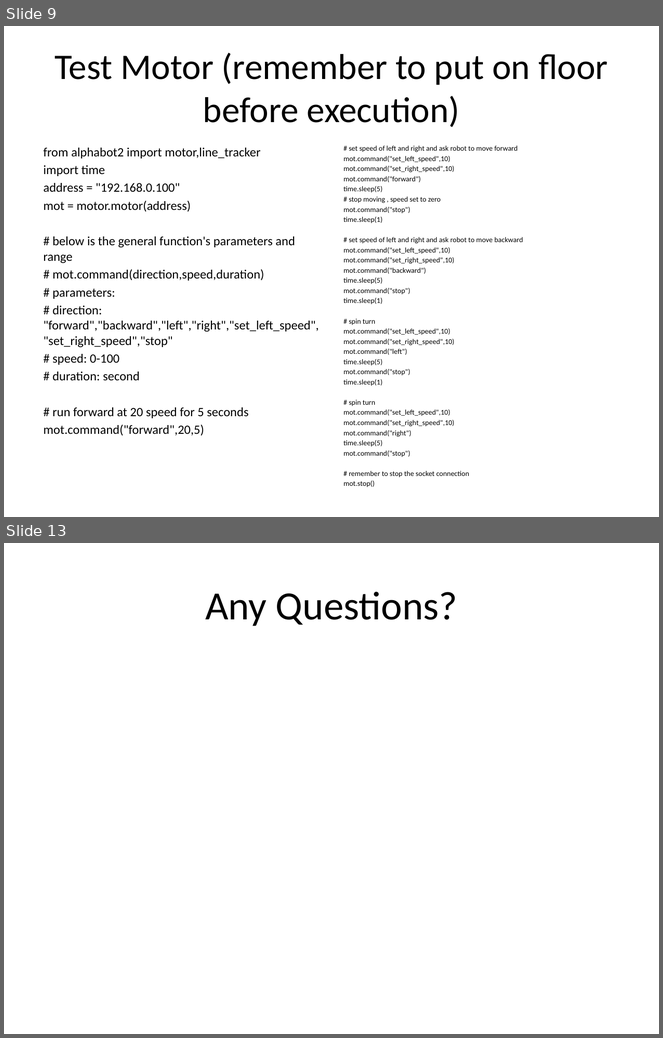
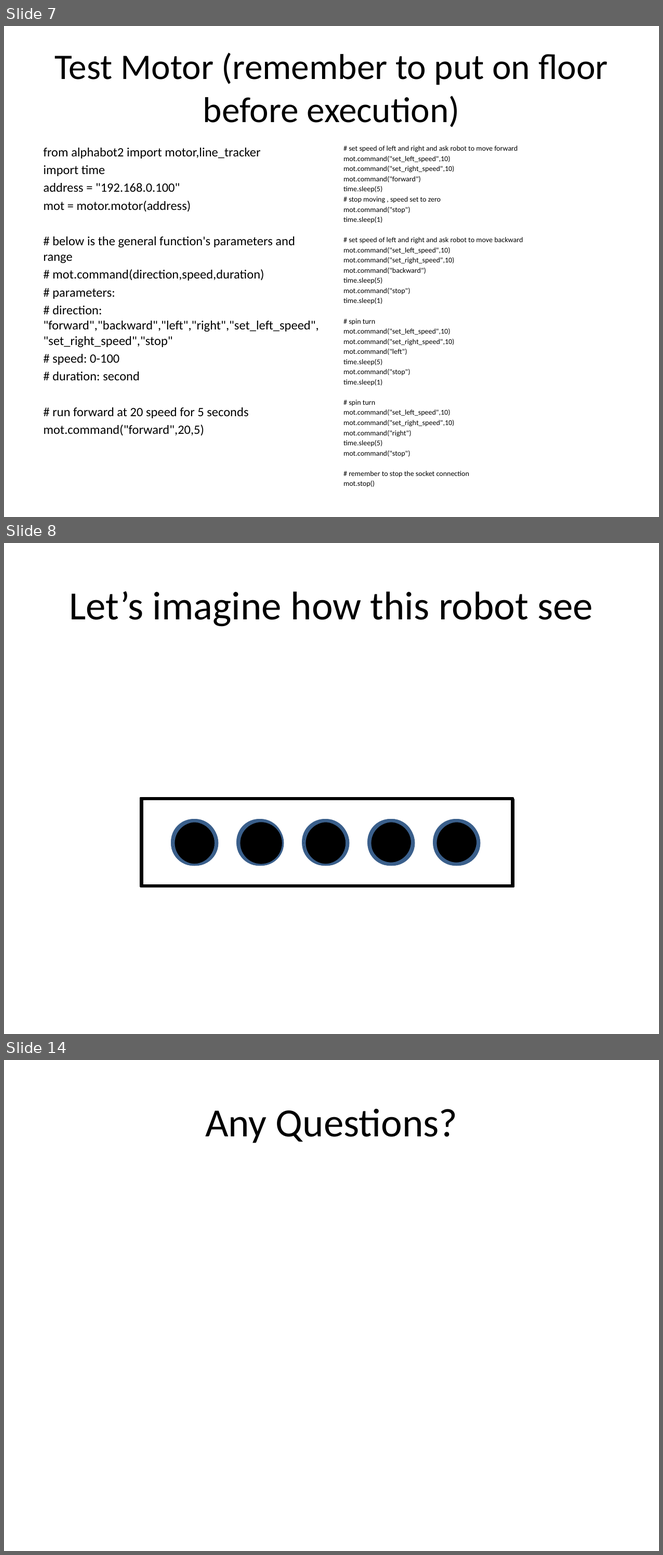
Before and after one commit to skyap/Intro-AI-Robotics, a slide deck: slides/20.Line Following Robot.pptx. Shown one above the other, each under a label of ours: slides 9 and 13 before the commit, slides 7, 8 and 14 after it; the slides between them are not shown. The pictures are 663x1038 and 663x1555 pixels, drawn with LibreOffice and Linux fonts; fonts in the diff are those of the drawing. Boxes give left, top, right and bottom in pixels: in the first picture for what was removed or moved away, otherwise in the second. Text is boxed around its words. In the diff, an @@ line names an element or a change of style, - is before the commit and + after.

```diff
--- a/slides/20.Line Following Robot.pptx
+++ b/slides/20.Line Following Robot.pptx
@@ slide 8 added at <box>4,543,659,1034</box>, background #FFFFFF @@
@@ title added at <box>69,591,593,627</box>, 44 pt, text #000000 @@
+Let’s imagine how this robot see
@@ ellipse added at <box>172,822,216,865</box>, fill #000000, outline #3A5F8C 2 pt @@
@@ ellipse added at <box>370,820,414,864</box>, fill #000000, outline #3A5F8C 2 pt @@
@@ group added at <box>140,798,512,885</box>: 5 ellipses, 1 rectangle @@
@@ group added at <box>140,800,512,887</box>: 5 ellipses, 1 rectangle @@
@@ group added at <box>142,798,513,885</box>: 5 ellipses, 1 rectangle @@
@@ group added at <box>142,800,514,887</box>: 5 ellipses, 1 rectangle @@
@@ what was slide 9 is now slide 7 @@
@@ what was slide 13 is now slide 14 @@
```
Also in this commit, not shown: 4 slides changed, 4 other slides added, 3 slides removed, 16 other files.
